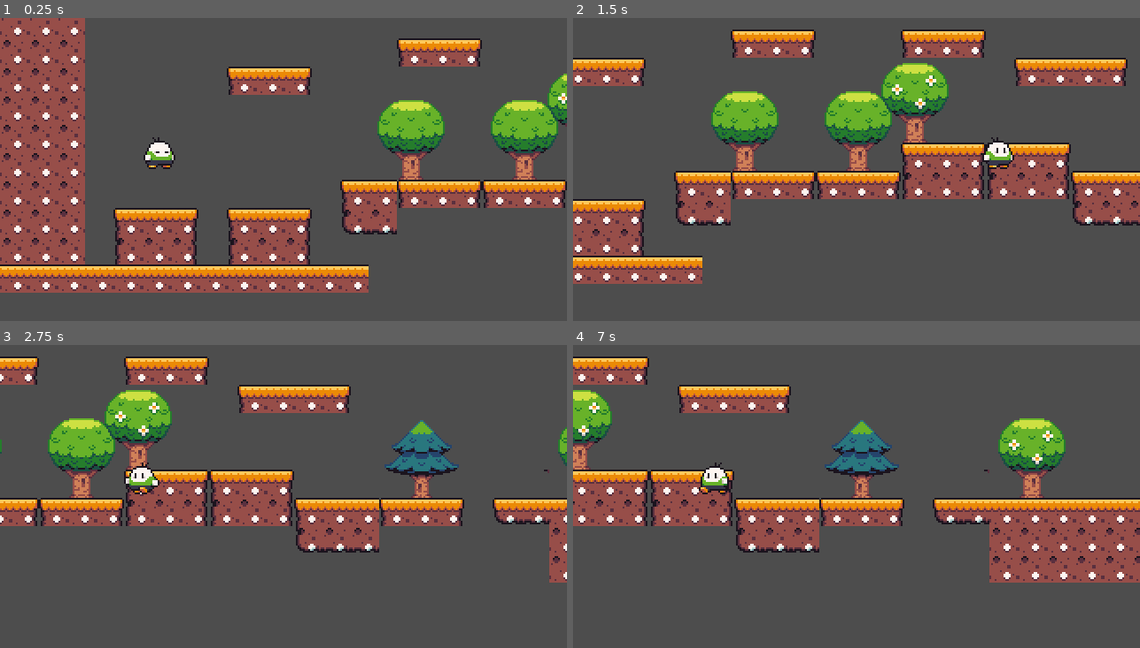
Above: before the commit, frames 1-4 (two rows, left to right).
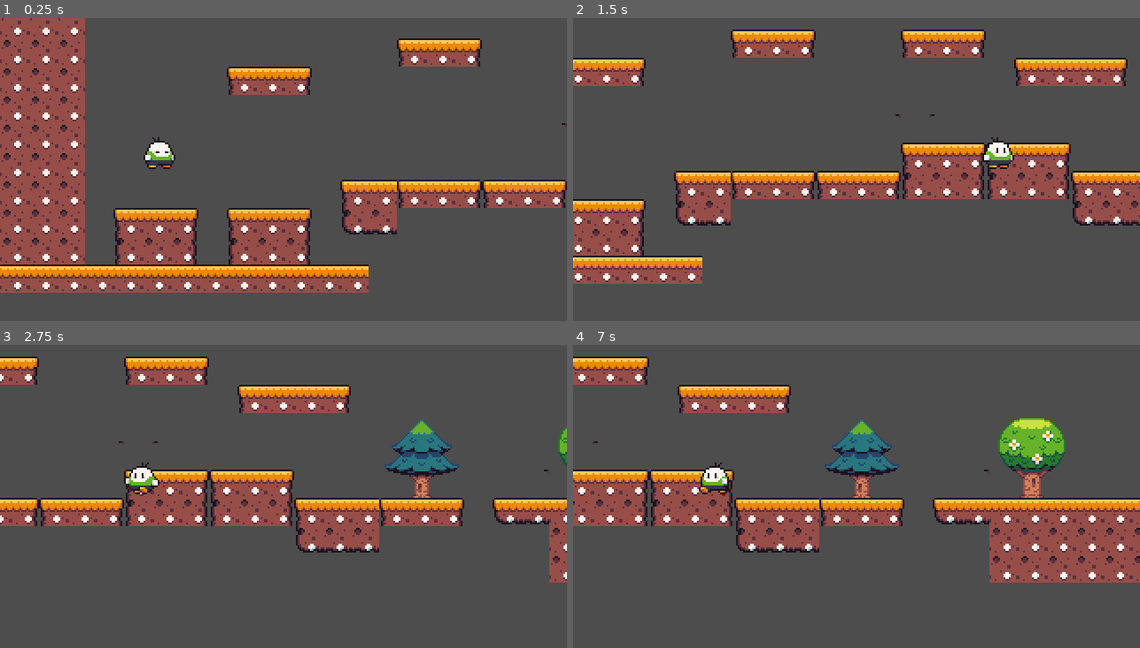
Above: after the commit, the same moments.

Repository: Programacao-de-Jogos-Digitais/godot-jogo-de-plataforma-2D
Game: Godot game, scene res://Cenas/level.tscn
Same seed, same stepped clock (60 frames per second), same inputs: the game is played once before the commit and once after it.
Inputs:
- Up to frame 1 (0.25 s): no input
- Up to frame 2 (1.5 s): tap Enter (ui_accept) at 0.5, 0.77 s; hold Right (ui_right) from 0.53 s (still down)
- Up to frame 3 (2.75 s): tap Enter (ui_accept) at 1.52 s; release Right (ui_right) at 2.03 s; hold Left (ui_left) from 2.03 s (still down)
- Up to frame 4 (7 s): release Left (ui_left) at 2.78 s; hold Right (ui_right) 2.78-4.28 s; tap Enter (ui_accept) at 3.02, 3.77, 4.52, 6.02, 6.77 s; hold Left (ui_left) 4.28-5.03 s; hold Right (ui_right) 5.03-5.78 s; hold Left (ui_left) from 5.78 s (still down)

The runs differ from the first frame. In frame 1, 4.6% of the frame differs, in the area x 66-100%, y 18-54%; in frame 2, 6.2%, in the area x 24-67%, y 14-51%; in frame 3, 4.1%; in frame 4, 1.3%.

Commit message:
apaguei as arvores

Diff:
--- a/Cenas/level.tscn
+++ b/Cenas/level.tscn
@@ -285,7 +285,7 @@
 layer_1/y_sort_enabled = false
 layer_1/y_sort_origin = 0
 layer_1/z_index = 0
-layer_1/tile_data = PackedInt32Array(983065, 327681, 1, 983049, 65537, 1, 983053, 65537, 1, 851982, 589825, 1, 917518, 589825, 2, 983054, 589825, 3, 851983, 655361, 1, 917519, 655361, 2, 983055, 655361, 3, 851984, 720897, 1, 917520, 720897, 2, 983056, 720897, 3, 917534, 589825, 1,  …(502 unchanged characters)…
+layer_1/tile_data = PackedInt32Array(983065, 327681, 1, 983054, 589825, 3, 983056, 720897, 3, 917534, 589825, 1,  …(502 unchanged characters)…
 
 [node name="Player" parent="." instance=ExtResource("3_m544g")]
 position = Vector2(40, 242)
